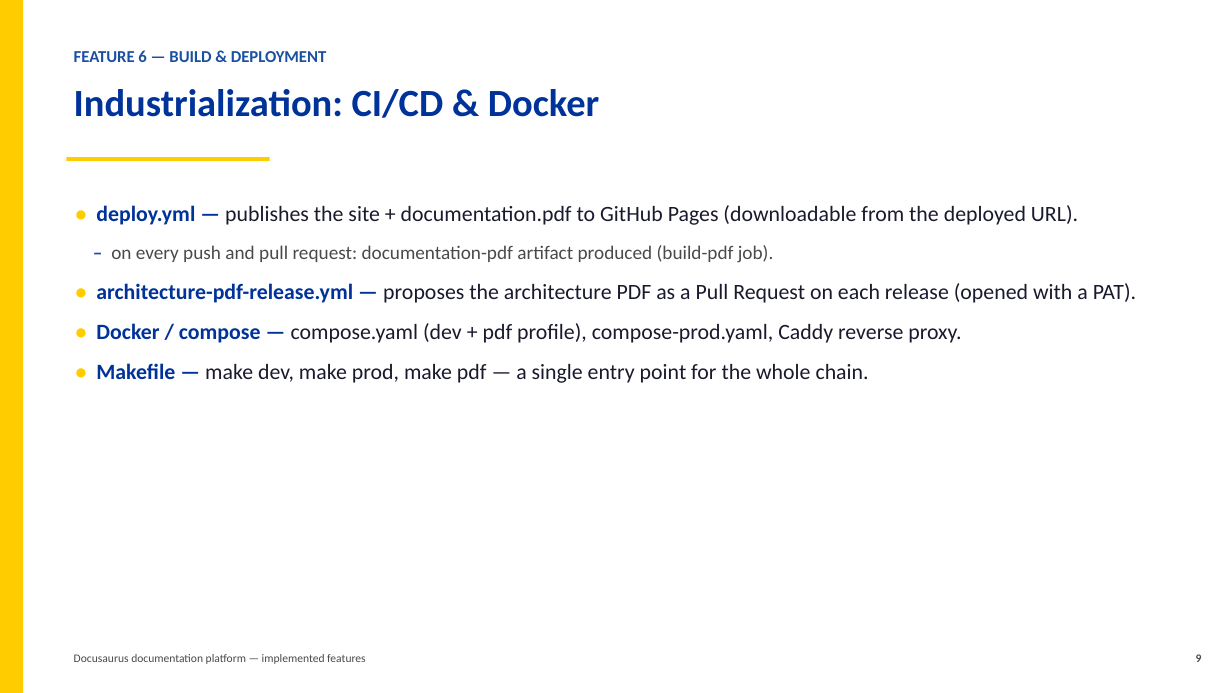
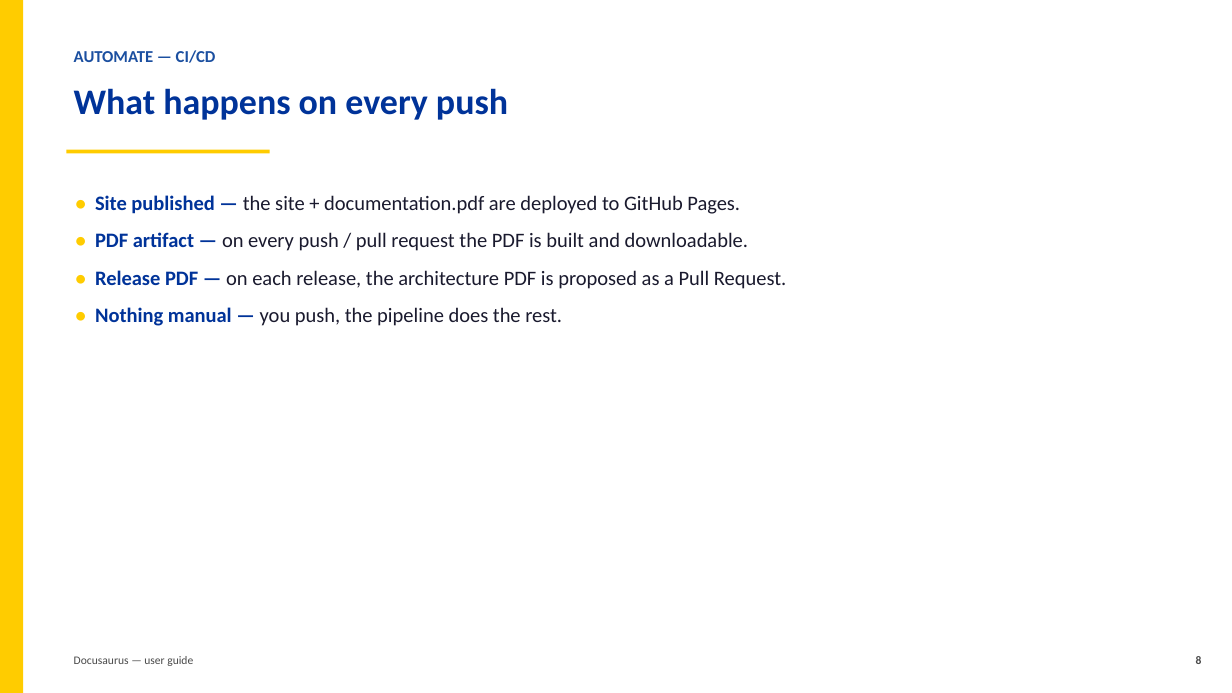
Before and after one commit to InnovateIt-ak/docusaurus, a slide deck: slide 8 of implemented-features.pptx (slide 9 before the commit). Drawn at 1232x693 pixels with LibreOffice and Linux fonts; fonts in the diff are those of the drawing. Boxes give left, top, right and bottom in pixels: in the first picture for what was removed or moved away, otherwise in the second. Text is boxed around its words. In the diff, an @@ line names an element or a change of style, - is before the commit and + after.

```diff
--- a/implemented-features.pptx
+++ b/implemented-features.pptx
@@ text at box(74, 50, 216, 63): text changed @@
-FEATURE 6 — BUILD & DEPLOYMENT
+AUTOMATE — CI/CD
@@ text at box(74, 88, 508, 120): text changed; size 30 to 28 pt @@
-Industrialization: CI/CD & Docker
+What happens on every push
@@ rectangle: place and size @@
-rectangle at box(67, 157, 270, 161)
+rectangle at box(67, 150, 270, 153)
@@ text at box(95, 195, 786, 326): text changed; size 17 to 16 pt @@
-• deploy.yml — publishes the site + documentation.pdf to GitHub Pages (downloadable from the deployed URL).
-– on every push and pull request: documentation-pdf artifact produced (build-pdf job).
-• architecture-pdf-release.yml — proposes the architecture PDF as a Pull Request on each release (opened with a PAT).
-• Docker / compose — compose.yaml (dev + pdf profile), compose-prod.yaml, Caddy reverse proxy.
-• Makefile — make dev, make prod, make pdf — a single entry point for the whole chain.
+• Site published — the site + documentation.pdf are deployed to GitHub Pages.
+• PDF artifact — on every push / pull request the PDF is built and downloadable.
+• Release PDF — on each release, the architecture PDF is proposed as a Pull Request.
+• Nothing manual — you push, the pipeline does the rest.
@@ text at box(74, 656, 193, 666): text changed @@
-Docusaurus documentation platform — implemented features
+Docusaurus — user guide
@@ text at box(1196, 656, 1202, 664): text changed @@
-9
+8
```
Also in this commit, not shown: 6 other slides changed, 3 slides added, 3 slides removed, 5 other files.
